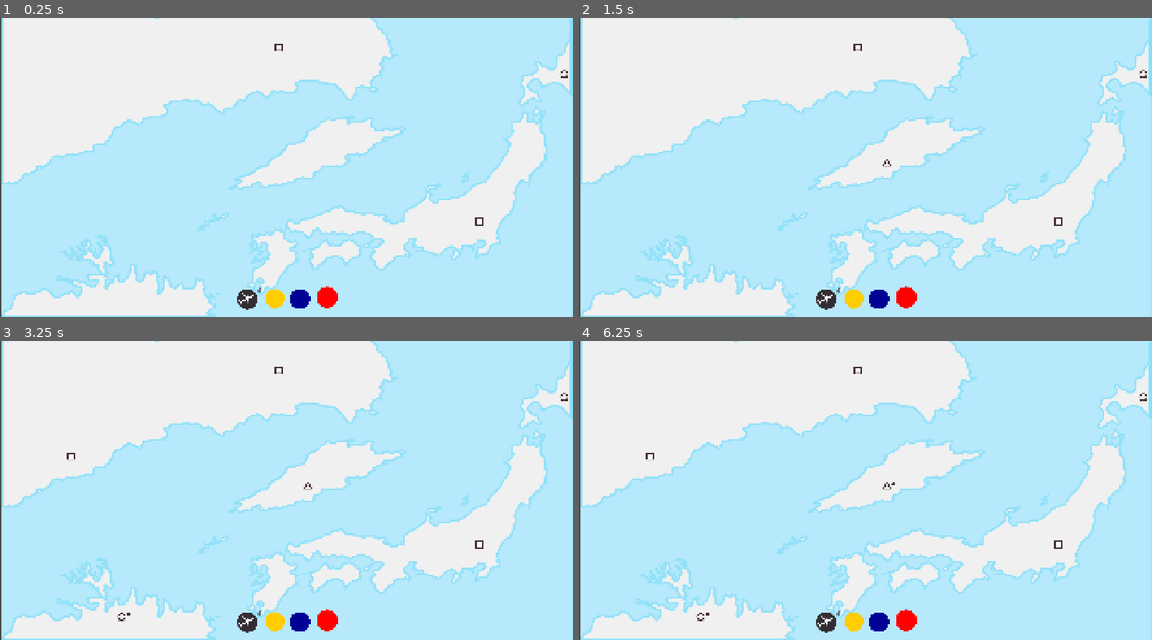
Above: before the commit, frames 1-4 (two rows, left to right).
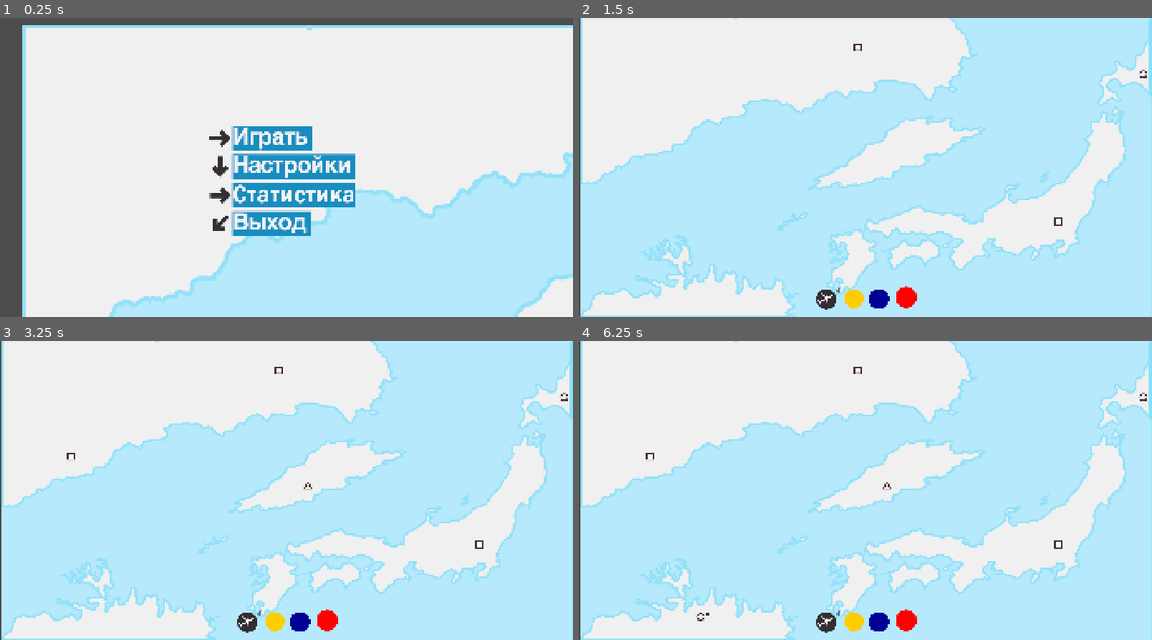
Above: after the commit, the same moments.

Repository: top-it-090304/Holding-Pattern
Game: Godot game, scene res://scene/StartMenu.tscn
Same seed, same stepped clock (60 frames per second), same inputs: the game is played once before the commit and once after it. Before the commit the project starts from res://scene/Main.tscn.
Inputs (mouse positions are in pixels of both pictures, inside the frame that each line leads up to):
- Up to frame 1 (0.25 s): no input
- Up to frame 2 (1.5 s): click (842, 137) at 0.52 s; click (854, 299) at 1.25 s
- Up to frame 3 (3.25 s): click (297, 622) at 2 s; click (326, 619) at 2.75 s
- Up to frame 4 (6.25 s): click (854, 622) at 3.5 s; click (876, 622) at 4.25 s; click (905, 619) at 5 s; click (854, 622) at 5.75 s

The runs differ from the first frame. In frame 1, 62% of the frame differs, in the area x 0-100%, y 0-100%; in frame 2, less than 0.1%; in frame 3, less than 0.1%; in frame 4, less than 0.1%.

Commit message:
fix: timeout plane

Diff:
--- a/project.godot
+++ b/project.godot
@@ -11,7 +11,7 @@
 [application]
 
 config/name="Air Rout"
-run/main_scene="uid://w3majmenhb7r"
+run/main_scene="uid://dggwktu3dwg6x"
 config/features=PackedStringArray("4.6", "Forward Plus")
 run/max_fps=60
 config/icon="res://objects/icon.svg"
--- a/scripts/Plane.gd
+++ b/scripts/Plane.gd
@@ -90,6 +90,7 @@
 	## остановка
 	set_process(false)
 	current_speed = 0.0
+	await get_tree().create_timer(1.6).timeout
 
 	if next_route == null:
 		forward = !forward
@@ -106,12 +107,11 @@
 	set_process(true)
 
 
-
 func _upload_passenger(airport):
-	var in_cargo_size = cargo.size()
+	var initial_cargo_size = cargo.size()
 	cargo = cargo.filter(func(p_shape): return p_shape != airport.my_shape)
 
-	if cargo.size() < in_cargo_size:
+	if cargo.size() < initial_cargo_size:
 		print("пассажир перевезен")
 		queue_redraw()
 
@@ -130,7 +130,8 @@
 			cargo.append(p_shape)
 			airport.passengers.remove_at(i)
 			print("пассажир взят")
-			await get_tree().create_timer(0.4).timeout
+
+			await get_tree().create_timer(0.3).timeout
 			print(cargo.size())
 		else:
 			i += 1
